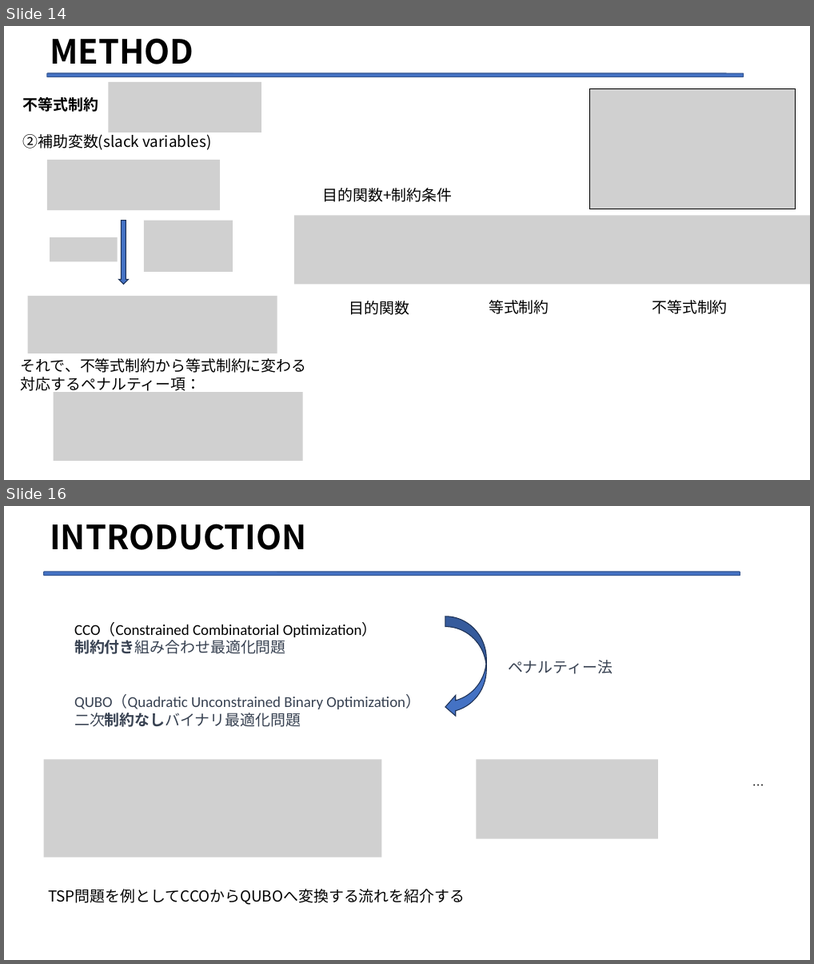
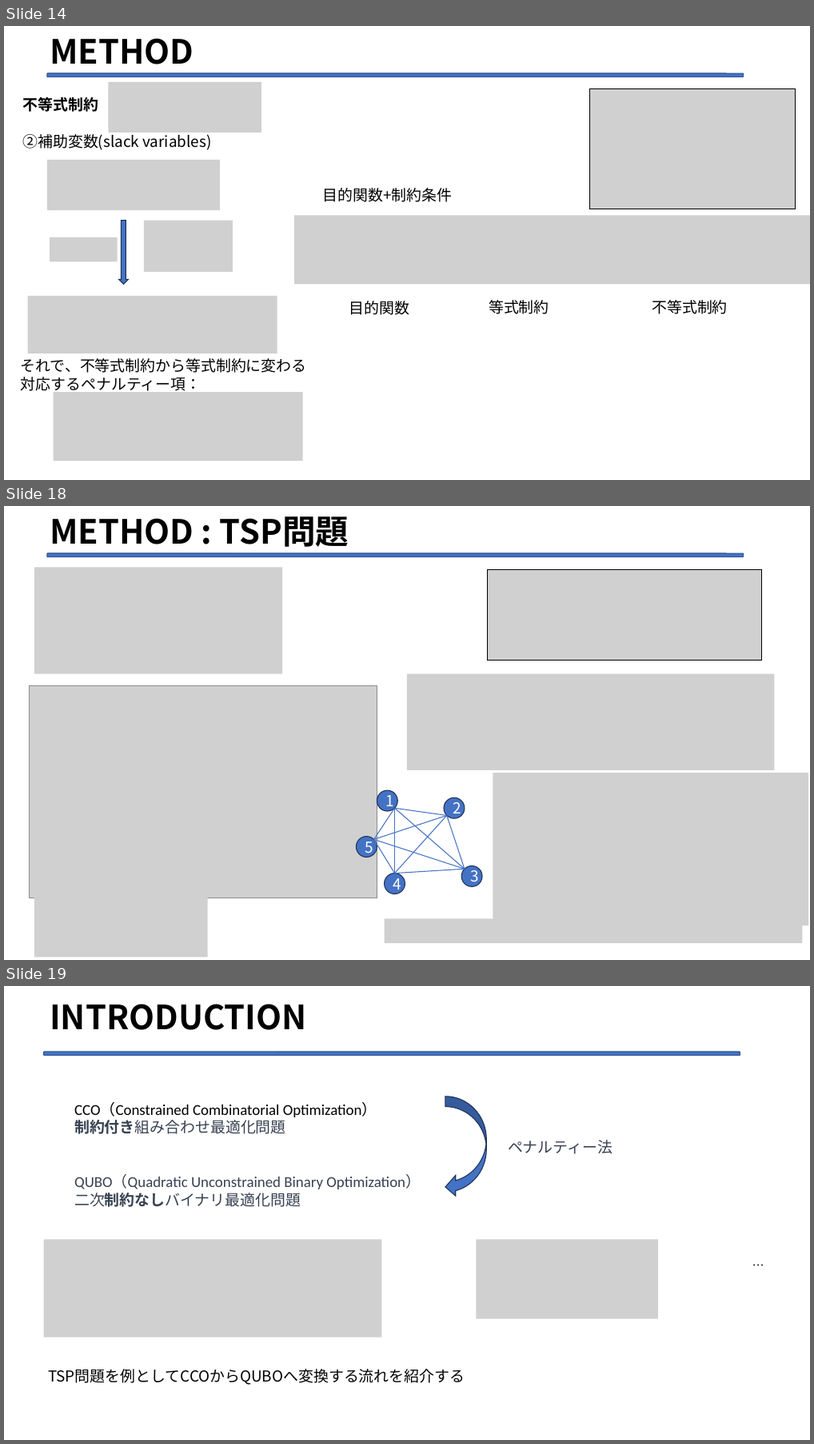
Before and after one commit to Legolas9999/zemi, a slide deck: 第二次/lcj_ron_zemi2.pptx. Shown one above the other, each under a label of ours: slides 14 and 16 before the commit, slides 14, 18 and 19 after it; the slides between them are not shown. The pictures are 814x964 and 814x1444 pixels, drawn with LibreOffice and Linux fonts; fonts in the diff are those of the drawing; grey boxes stand for pictures. Boxes give left, top, right and bottom in pixels: in the first picture for what was removed or moved away, otherwise in the second. Text is boxed around its words. In the diff, an @@ line names an element or a change of style, - is before the commit and + after.

```diff
--- a/第二次/lcj_ron_zemi2.pptx
+++ b/第二次/lcj_ron_zemi2.pptx
@@ slide 18 added at (x1=4, y1=506, x2=810, y2=960), background #FFFFFF @@
@@ title added at (x1=50, y1=516, x2=349, y2=547), 39.6 pt, text #000000, bold @@
+METHOD : TSP問題
@@ rounded rectangle added at (x1=47, y1=553, x2=744, y2=557), fill #4472C4, outline #325491 1 pt @@
@@ picture added at (x1=34, y1=567, x2=283, y2=673) @@
@@ picture added at (x1=488, y1=569, x2=762, y2=660) @@
@@ picture added at (x1=407, y1=673, x2=775, y2=770) @@
@@ picture added at (x1=29, y1=686, x2=378, y2=897) @@
@@ picture added at (x1=494, y1=772, x2=809, y2=925) @@
@@ group added at (x1=357, y1=790, x2=482, y2=894): 10 lines, 5 ellipses @@
+1
+4
+2
+3
+5
@@ picture added at (x1=34, y1=894, x2=208, y2=956) @@
@@ picture added at (x1=385, y1=919, x2=803, y2=943) @@
@@ what was slide 16 is now slide 19 @@
```
Also in this commit, not shown: 1 slide changed, 2 other slides added.
